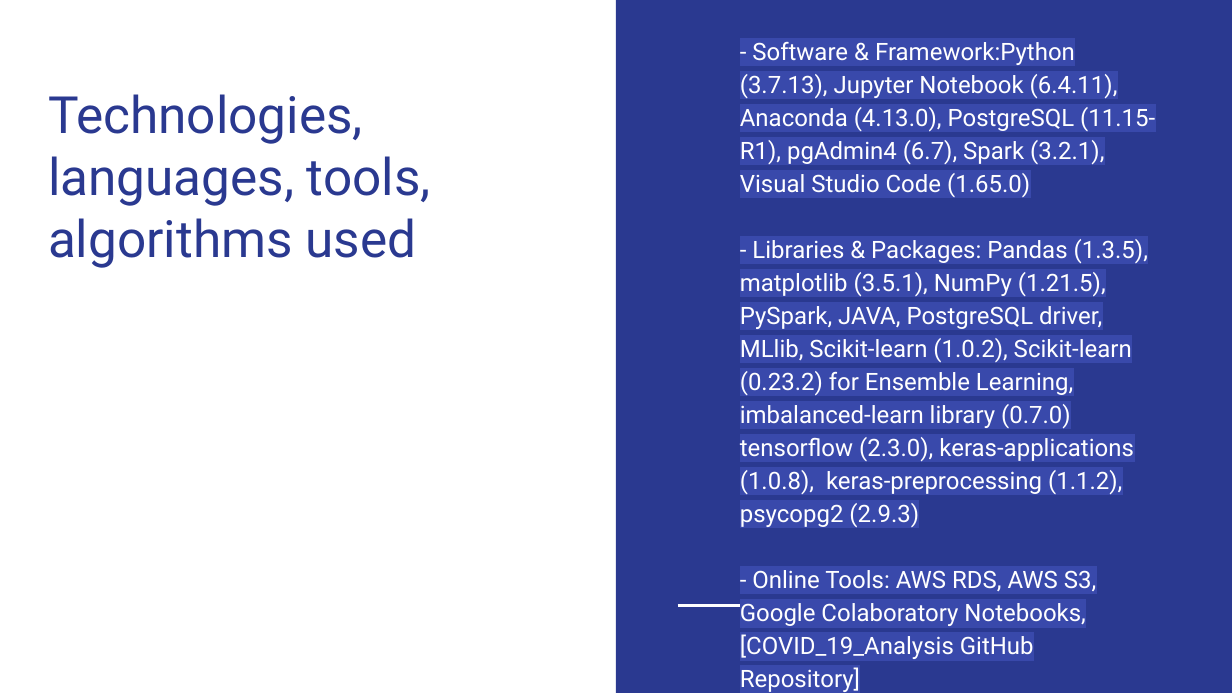
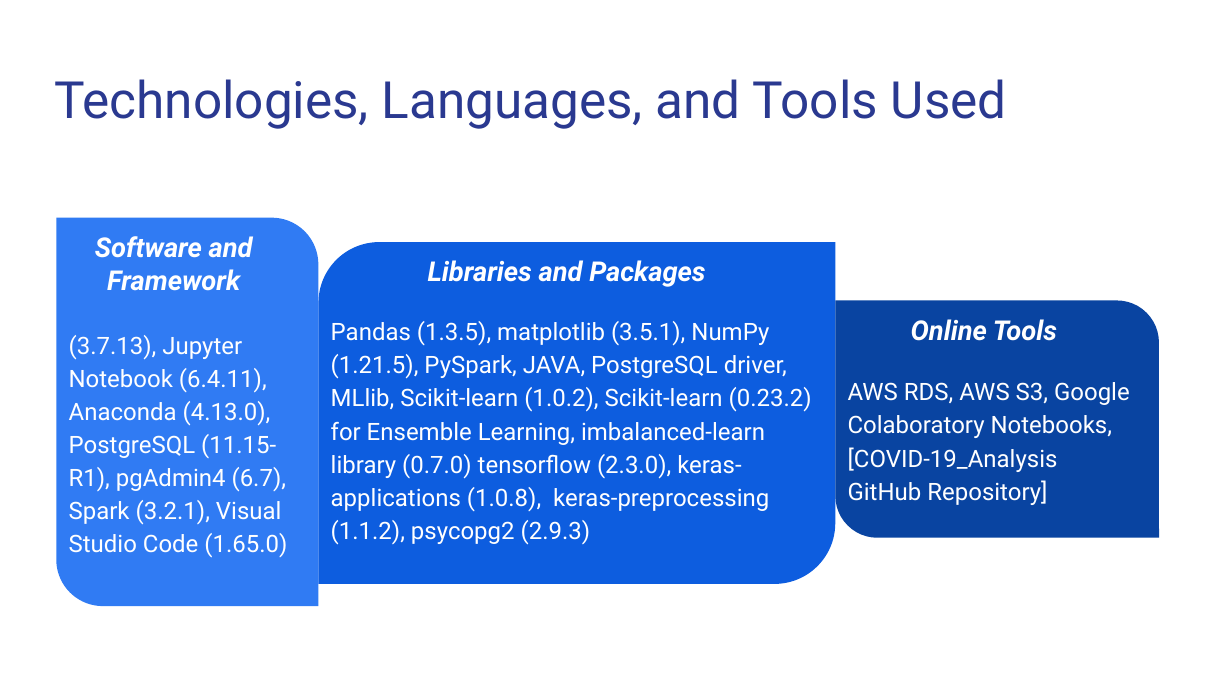
Before and after one commit to Magzzie/COVID-19_Analysis, a slide deck: slide 20 of COVID-19 Analysis.pptx (slide 14 before the commit). Drawn at 1232x693 pixels with LibreOffice and Linux fonts; fonts in the diff are those of the drawing. Boxes give left, top, right and bottom in pixels: in the first picture for what was removed or moved away, otherwise in the second. Text is boxed around its words. In the diff, an @@ line names an element or a change of style, - is before the commit and + after.

Commit message:
updating presentation

```diff
--- a/COVID-19 Analysis.pptx
+++ b/COVID-19 Analysis.pptx
@@ rectangle removed at [616, 0, 1232, 692] @@
@@ title "Technologies, Languages, and Tools Used" at [54, 79, 1007, 129]: vertical alignment bottom to top @@
@@ text removed at [740, 42, 1155, 692] @@
-- Software & Framework:Python (3.7.13), Jupyter Notebook (6.4.11), Anaconda (4.13.0), PostgreSQL (11.15-R1), pgAdmin4 (6.7), Spark (3.2.1), Visual Studio Code (1.65.0)
-- Libraries & Packages: Pandas (1.3.5), matplotlib (3.5.1), NumPy (1.21.5), PySpark, JAVA, PostgreSQL driver, MLlib, Scikit-learn (1.0.2), Scikit-learn (0.23.2) for Ensemble Learning, imbalanced-learn library (0.7.0) tensorflow (2.3.0), keras-applications (1.0.8), keras-preprocessing (1.1.2), psycopg2 (2.9.3)
-- Online Tools: AWS RDS, AWS S3, Google Colaboratory Notebooks, [COVID_19_Analysis GitHub Repository]
@@ title at [54, 79, 1007, 129]: text changed @@
-Technologies, languages, tools, algorithms used
+Technologies, Languages, and Tools Used
@@ round diag rect added at [57, 218, 319, 606], fill #307BF3 @@
@@ text added at [95, 236, 253, 291], 16 pt, text #FFFFFF, bold, italic @@
+Software and Framework
@@ round diag rect added at [318, 243, 835, 584], fill #0D5DDF @@
@@ text added at [428, 260, 705, 287], 16 pt, text #FFFFFF, bold, italic @@
+Libraries and Packages
@@ text added at [331, 321, 812, 545], 14 pt, text #FFFFFF @@
+Pandas (1.3.5), matplotlib (3.5.1), NumPy (1.21.5), PySpark, JAVA, PostgreSQL driver, MLlib, Scikit-learn (1.0.2), Scikit-learn (0.23.2) for Ensemble Learning, imbalanced-learn library (0.7.0) tensorflow (2.3.0), keras-applications (1.0.8), keras-preprocessing (1.1.2), psycopg2 (2.9.3)
@@ round diag rect added at [835, 301, 1159, 538], fill #0944A1 @@
@@ text added at [911, 319, 1057, 341], 16 pt, text #FFFFFF, bold, italic @@
+Online Tools
@@ text added at [69, 335, 287, 558], 14 pt, text #FFFFFF @@
+(3.7.13), Jupyter Notebook (6.4.11), Anaconda (4.13.0), PostgreSQL (11.15-R1), pgAdmin4 (6.7), Spark (3.2.1), Visual Studio Code (1.65.0)
@@ text added at [848, 382, 1130, 505], 14 pt, text #FFFFFF @@
+AWS RDS, AWS S3, Google Colaboratory Notebooks, [COVID-19_Analysis GitHub Repository]
@@ line removed from (678, 606) to (740, 606) @@
```
Also in this commit, not shown: 7 other slides changed, 11 slides added, 5 slides removed.
